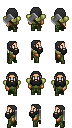
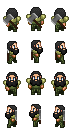
Revision of a layered 72 x 128 image; what changed, layer by layer:
painted on "armor-shoulders" over (8, 114, 63, 120)
